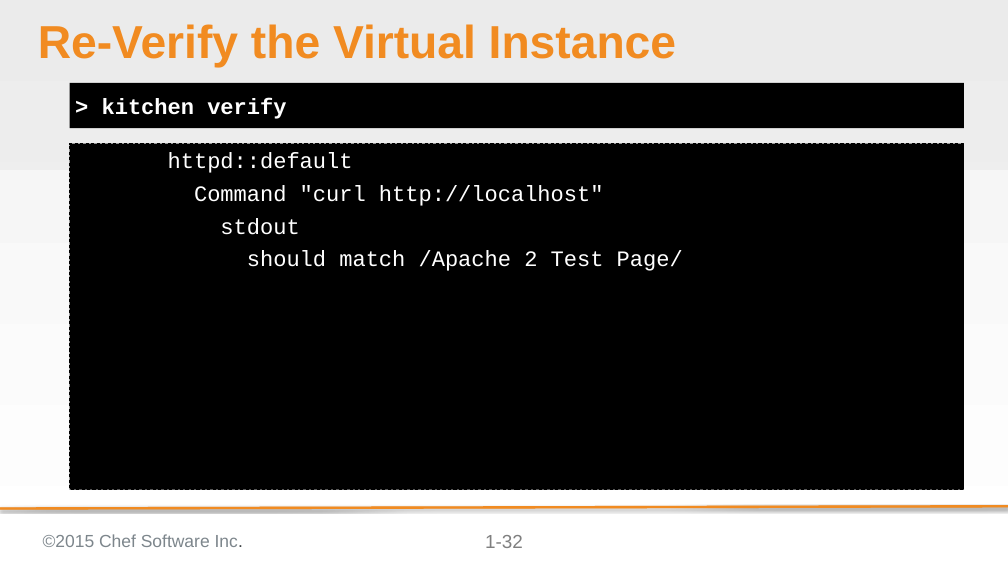
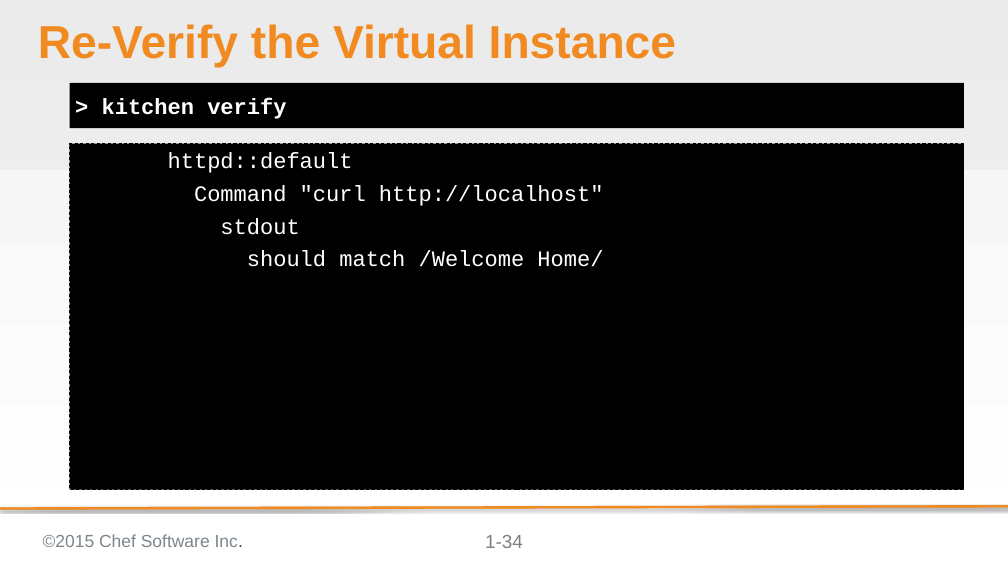
Before and after one commit to chef-training/test_driven_cookbook_development, a slide deck: slide 34 of 03-writing_a_test_first.pptx (slide 32 before the commit). Drawn at 1008x567 pixels with LibreOffice and Linux fonts; fonts in the diff are those of the drawing; background and template pictures are left out. Boxes give left, top, right and bottom in pixels: in the first picture for what was removed or moved away, otherwise in the second. Text is boxed around its words. In the diff, an @@ line names an element or a change of style, - is before the commit and + after.

```diff
--- a/03-writing_a_test_first.pptx
+++ b/03-writing_a_test_first.pptx
@@ text at (247, 250, 603, 267): text changed @@
-should match /Apache 2 Test Page/
+should match /Welcome Home/
@@ page number at (485, 535, 523, 548): text changed @@
-1-32
+1-34
```
Also in this commit, not shown: 6 other slides changed, 8 slides added, 6 slides removed.
